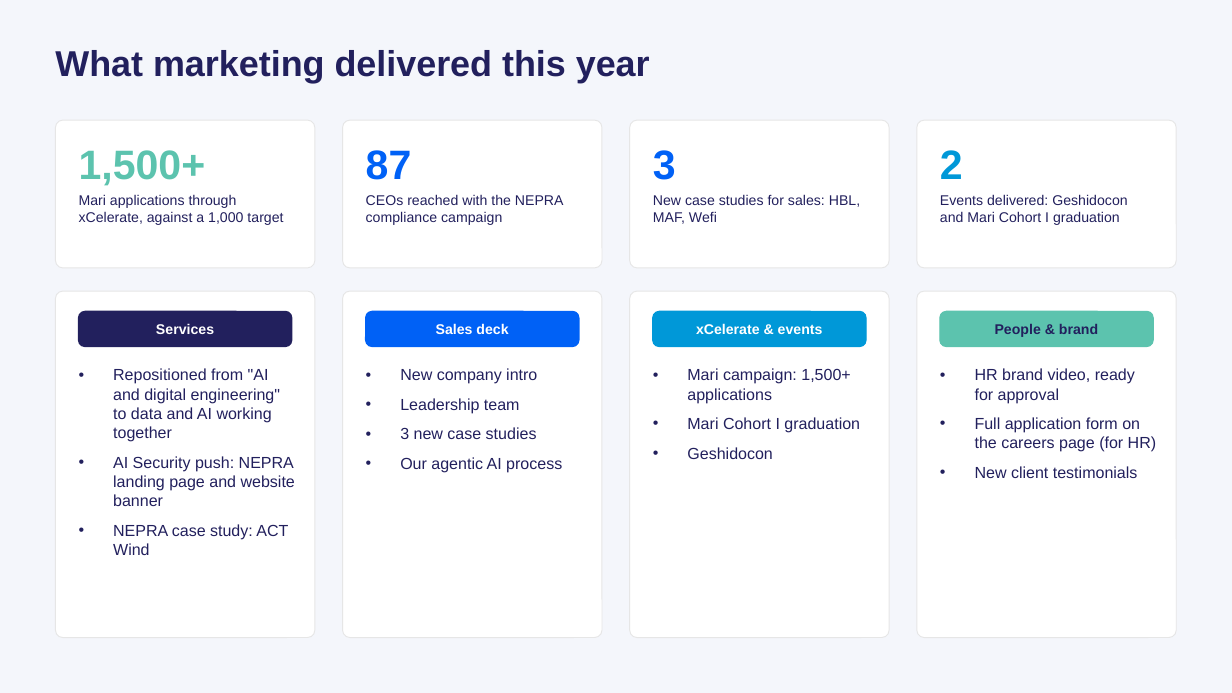
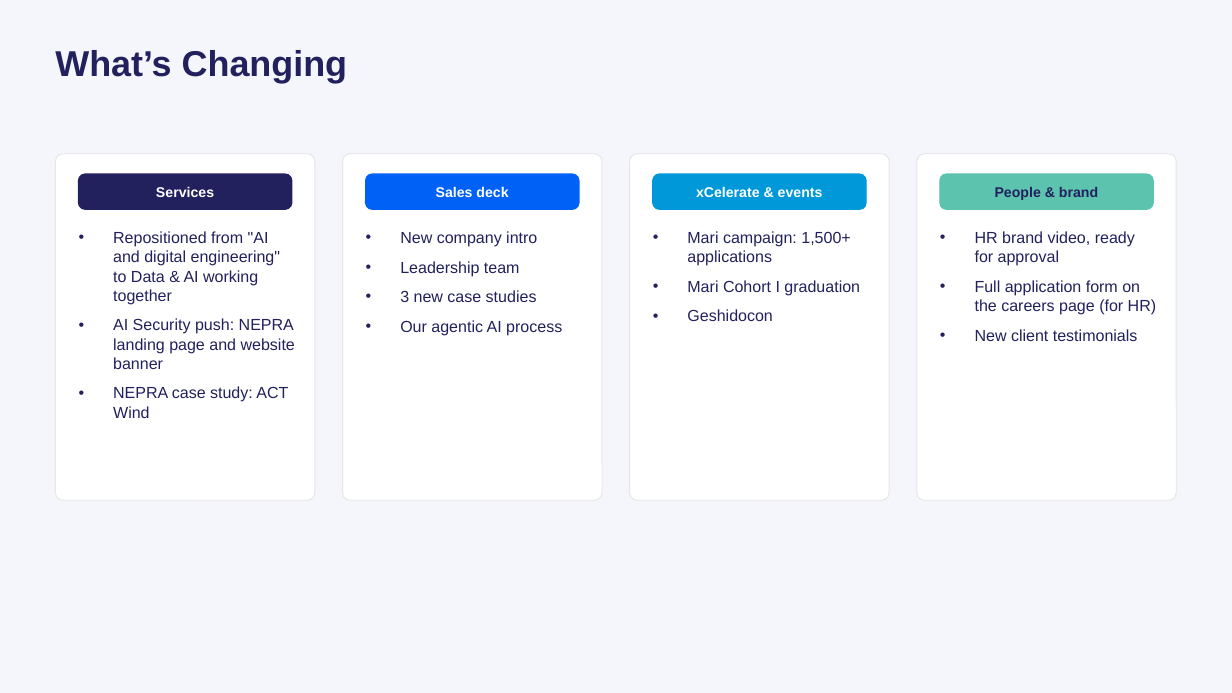
Before and after one commit to sqraza89-tech/repo, a slide deck: slide 2 of Notes/2026-09-24-xloop-marketing-q2-q3-v3.pptx. Drawn at 1232x693 pixels with LibreOffice and Linux fonts; fonts in the diff are those of the drawing. Boxes give left, top, right and bottom in pixels: in the first picture for what was removed or moved away, otherwise in the second. Text is boxed around its words. In the diff, an @@ line names an element or a change of style, - is before the commit and + after.

```diff
--- a/Notes/2026-09-24-xloop-marketing-q2-q3-v3.pptx
+++ b/Notes/2026-09-24-xloop-marketing-q2-q3-v3.pptx
@@ text at <box>55,50,347,83</box>: text changed @@
-What marketing delivered this year
+What’s Changing
@@ rounded rectangle removed at <box>55,120,315,268</box> @@
@@ rounded rectangle removed at <box>343,120,603,268</box> @@
@@ rounded rectangle removed at <box>630,120,890,268</box> @@
@@ rounded rectangle removed at <box>917,120,1177,268</box> @@
@@ text removed at <box>79,150,206,186</box> @@
-1,500+
@@ text removed at <box>366,150,412,180</box> @@
-87
@@ text removed at <box>653,150,676,180</box> @@
-3
@@ 4 texts, 4 rounded rectangles: place and size @@
-4 texts, 4 rounded rectangles at <box>55,291,1177,638</box>
+4 texts, 4 rounded rectangles at <box>55,153,1177,500</box>
@@ 4 texts, 4 rounded rectangles: place and size @@
-4 texts, 4 rounded rectangles at <box>79,311,1153,347</box>
+4 texts, 4 rounded rectangles at <box>79,174,1153,209</box>
@@ text removed at <box>940,150,963,179</box> @@
-2
@@ text removed at <box>79,194,283,225</box> @@
-Mari applications through xCelerate, against a 1,000 target
@@ text removed at <box>366,194,564,225</box> @@
-CEOs reached with the NEPRA compliance campaign
@@ text removed at <box>653,194,860,224</box> @@
-New case studies for sales: HBL, MAF, Wefi
@@ text removed at <box>940,194,1127,225</box> @@
-Events delivered: Geshidocon and Mari Cohort I graduation
@@ text at <box>113,231,280,305</box>: text changed @@
-• Repositioned from "AI and digital engineering" to data and AI working together
+• Repositioned from "AI and digital engineering" to Data & AI working together
```
Also in this commit, not shown: 5 other slides changed, 1 slide removed, 1 other file.
